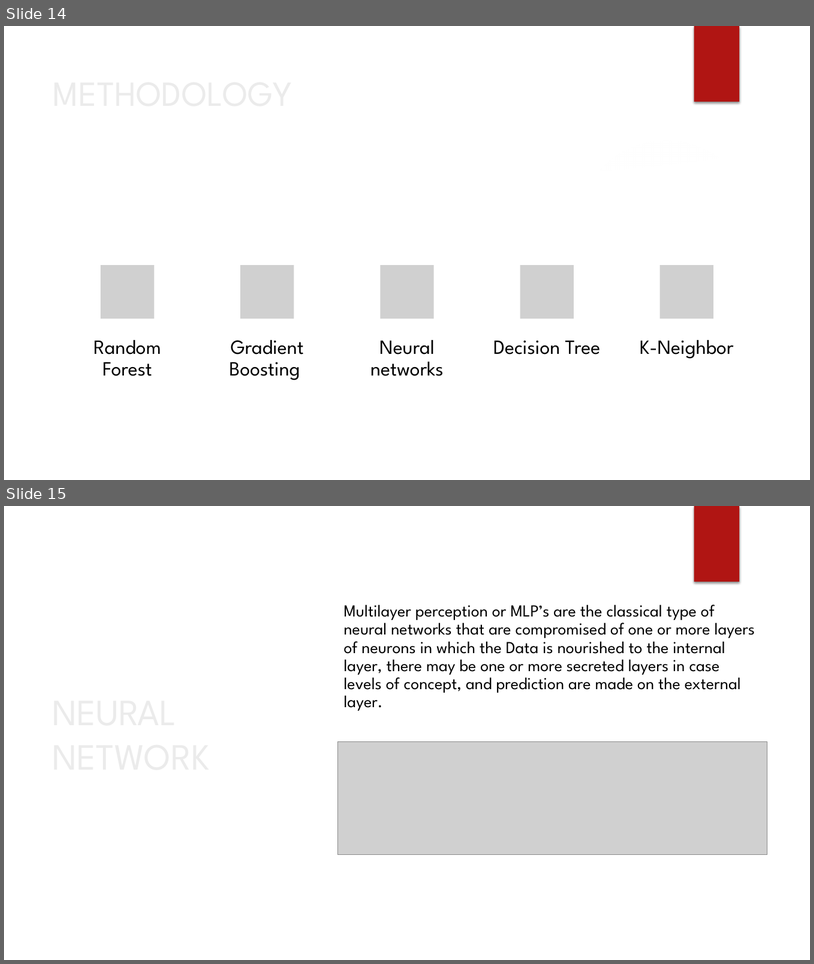
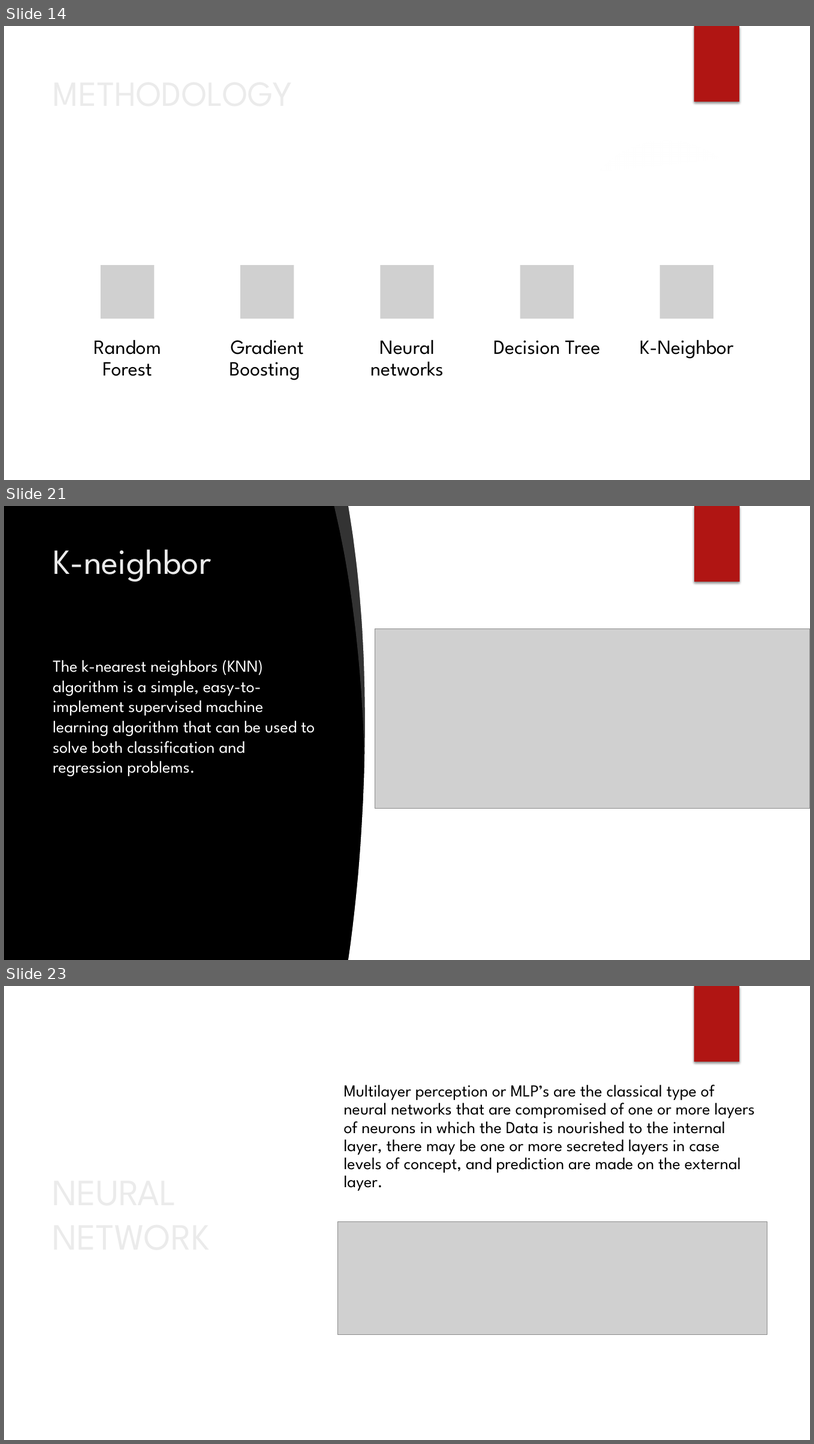
Before and after one commit to varinderjit123/LOS, a slide deck: LOS_Presentation.pptx. Shown one above the other, each under a label of ours: slides 14 and 15 before the commit, slides 14, 21 and 23 after it; the slides between them are not shown. The pictures are 814x964 and 814x1444 pixels, drawn with LibreOffice and Linux fonts; fonts in the diff are those of the drawing; grey boxes stand for pictures; background and template pictures are left out. Boxes give left, top, right and bottom in pixels: in the first picture for what was removed or moved away, otherwise in the second. Text is boxed around its words. In the diff, an @@ line names an element or a change of style, - is before the commit and + after.

```diff
--- a/LOS_Presentation.pptx
+++ b/LOS_Presentation.pptx
@@ slide 21 added at [4,506,810,960], background picture (left out) @@
@@ freeform shape added at [335,506,371,751], fill #FFFFFF at 20% opacity @@
@@ freeform shape added at [348,506,810,960], fill #FFFFFF @@
@@ rectangle added at [694,506,740,582], fill #B01513 @@
@@ rectangle added at [695,506,740,582], fill #B01513 @@
@@ title added at [53,549,211,582], 42 pt, text #EBEBEB @@
+K-neighbor
@@ picture added at [375,629,810,808] @@
@@ ellipse added at [573,617,759,803], fill gradient #50B9C1 @@
@@ text added at [53,660,315,776], 20 pt, text #FFFFFF @@
+The k-nearest neighbors (KNN) algorithm is a simple, easy-to-implement supervised machine learning algorithm that can be used to solve both classification and regression problems.
@@ what was slide 15 is now slide 23 @@
```
Also in this commit, not shown: 2 slides changed, 7 other slides added.
